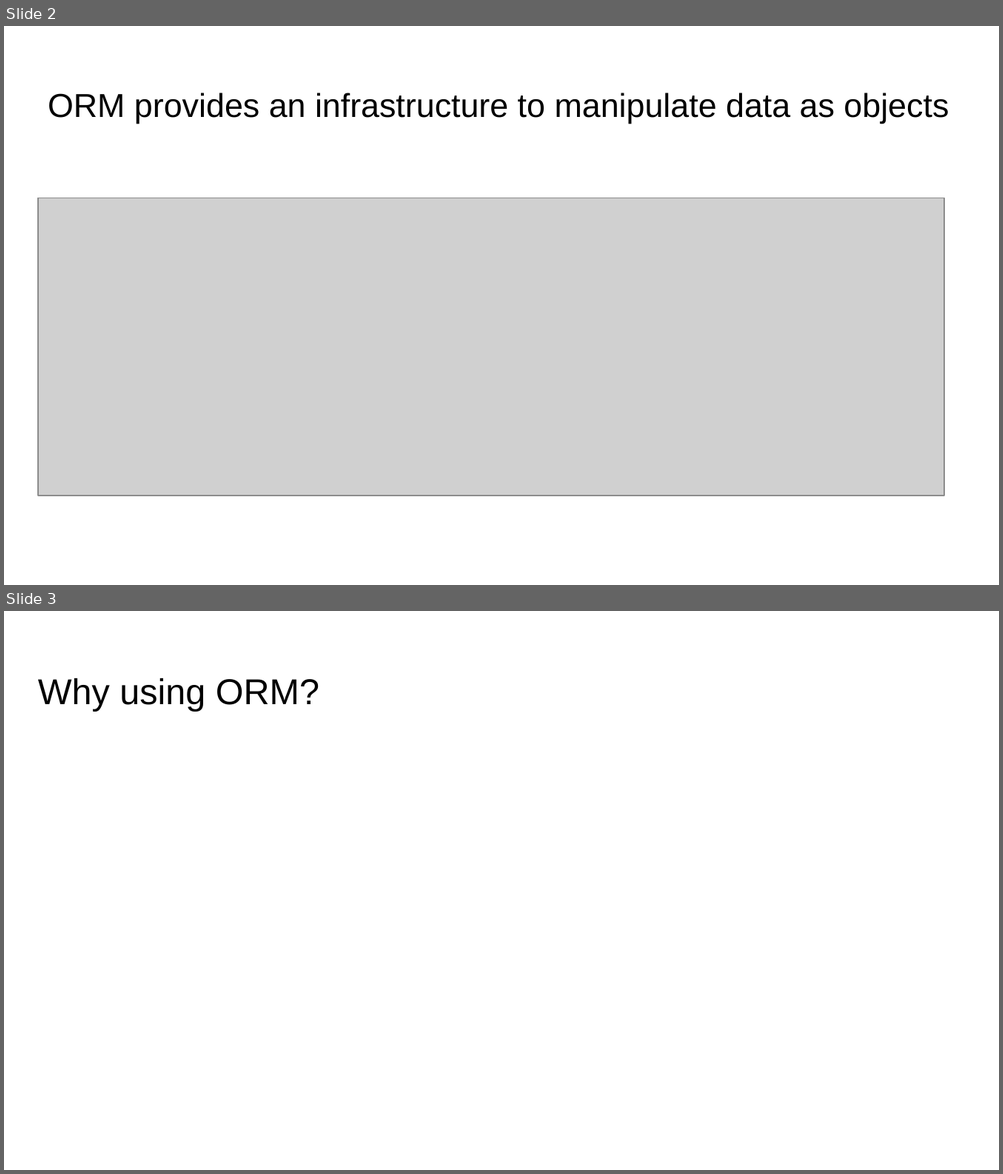
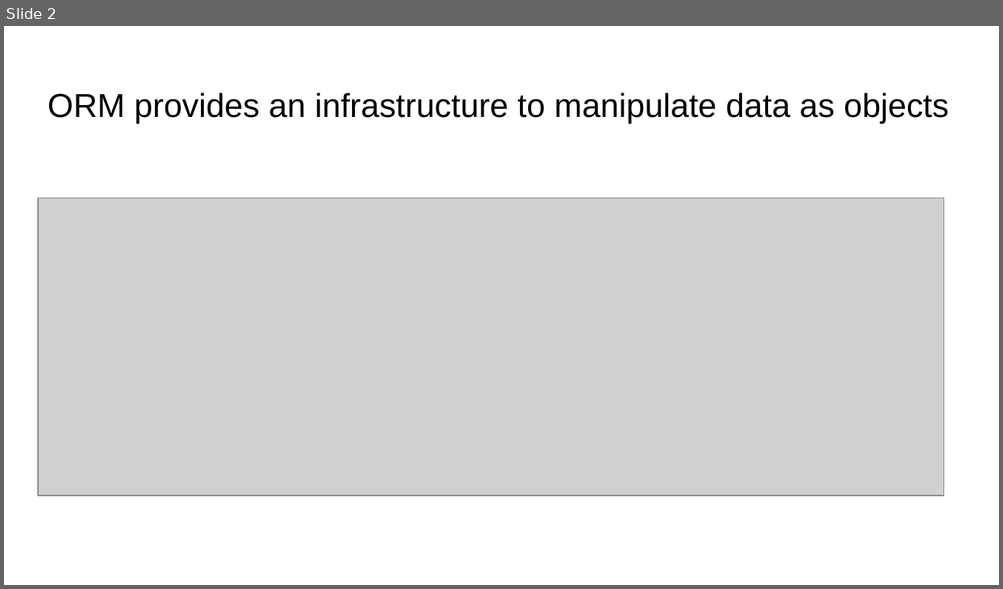
Before and after one commit to damorim/php, a slide deck: day3/doctrine.pptx. Shown one above the other, each under a label of ours: slides 2 and 3 before the commit, slide 2 after it. The pictures are 1003x1174 and 1003x589 pixels, drawn with LibreOffice and Linux fonts; fonts in the diff are those of the drawing; grey boxes stand for pictures. Boxes give left, top, right and bottom in pixels: in the first picture for what was removed or moved away, otherwise in the second. Text is boxed around its words. In the diff, an @@ line names an element or a change of style, - is before the commit and + after.

```diff
--- a/day3/doctrine.pptx
+++ b/day3/doctrine.pptx
@@ slide 3 removed at (4, 611, 999, 1170), background #FFFFFF @@
@@ text removed at (38, 678, 319, 712) @@
-Why using ORM?
```
Also in this commit, not shown: 1 slide added, 2 other files.
